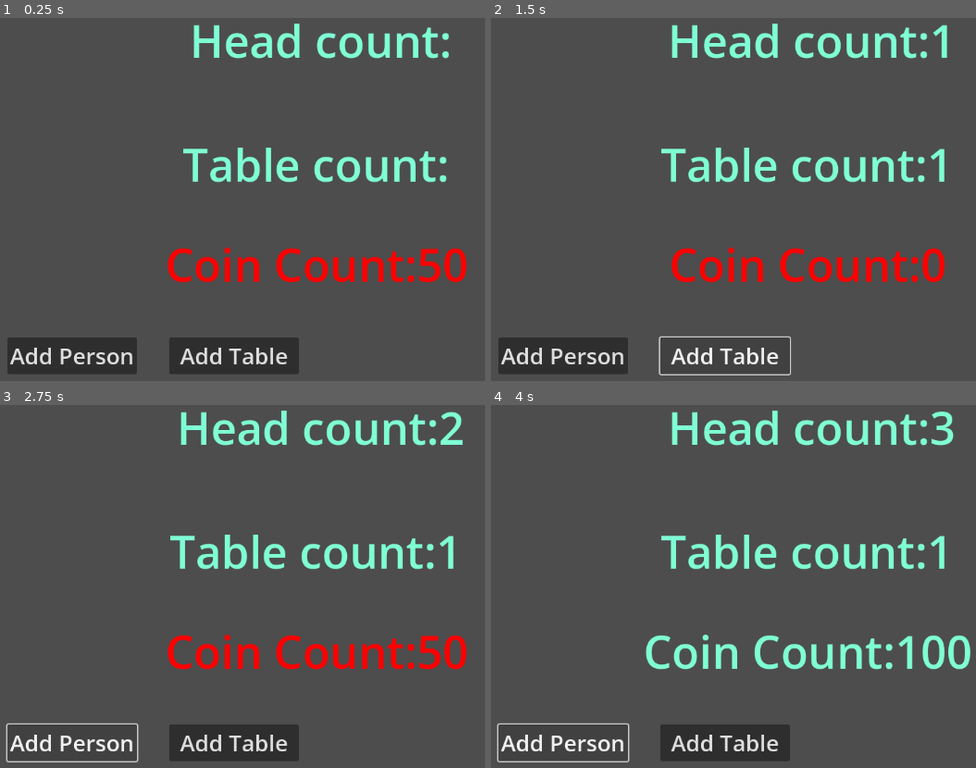
Above: before the commit, frames 1-4 (two rows, left to right).
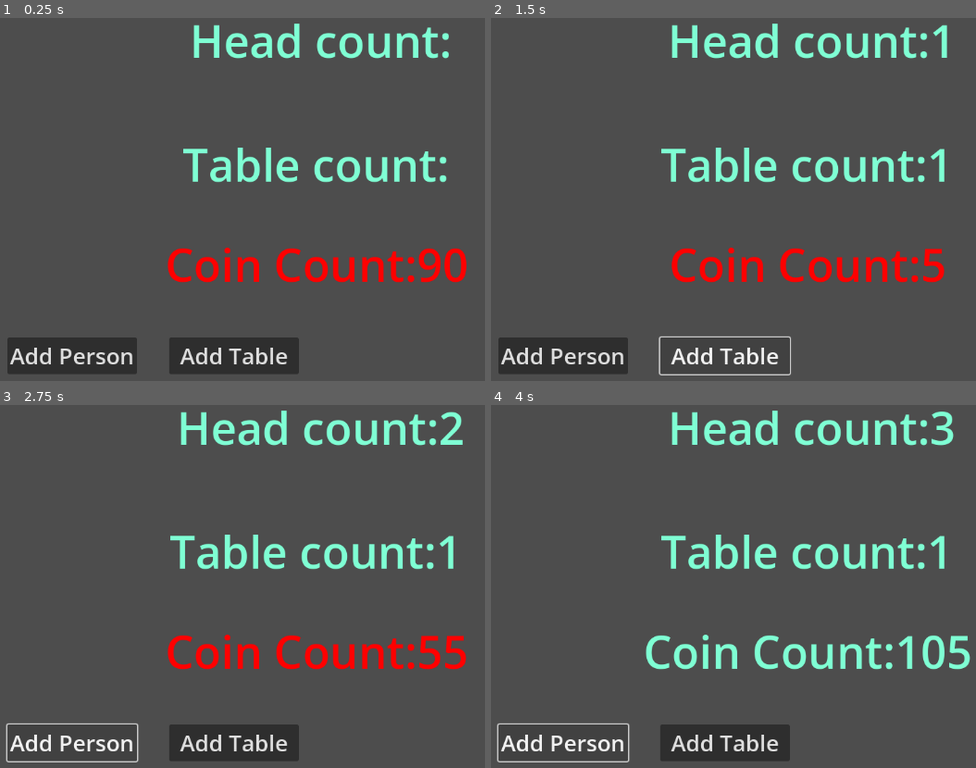
Above: after the commit, the same moments.

Repository: barrettab456/Event-Simulation
Game: Godot game, scene res://main.tscn
Two runs of this game, one before a commit and one after it. Both use one fixed random seed, a clock stepped at 60 frames per second and the inputs below.
Inputs:
- Up to frame 1 (0.25 s): no input
- Up to frame 2 (1.5 s): click "Add Person" at 0.5 s; click "Add Table" at 1.25 s
- Up to frame 3 (2.75 s): click "Add Person" at 2 s
- Up to frame 4 (4 s): click "Add Table" at 2.75 s; click "Add Person" at 3.5 s

The runs differ from the first frame. In frame 1, 0.2% of the frame differs, in the area x 86-91%, y 63-73%; in frame 2, 0.2%; in frame 3, 0.2%, in the area x 91-97%, y 63-73%; in frame 4, 0.2%.

Commit message:
angry customer

Diff:
--- a/main.gd
+++ b/main.gd
@@ -2,7 +2,7 @@
 
 var customers = 0
 var table = 0
-var coins = 50
+var coins = 90
 # Called when the node enters the scene tree for the first time.
 func _ready() -> void:
 	$head_count.text = "Head count:"
@@ -18,7 +18,10 @@
 func _input(event):
 	if event.is_action_pressed("add_person"):
 		customers += 1
-		coins += 50
+		if customers > table*4:
+			coins += 15
+		else:
+			coins += 50
 		$coin_count.text = "Coin Count:" + str(coins)
 		if coins >= 100:
 			$coin_count.modulate = Color.AQUAMARINE
@@ -43,7 +46,10 @@
 
 func _on_add_person_pressed() -> void:
 	customers += 1
-	coins += 50
+	if customers > table*4:
+		coins += 15
+	else:
+		coins += 50
 	$coin_count.text = "Coin Count:" + str(coins)
 	if coins >= 100:
 		$coin_count.modulate = Color.AQUAMARINE
